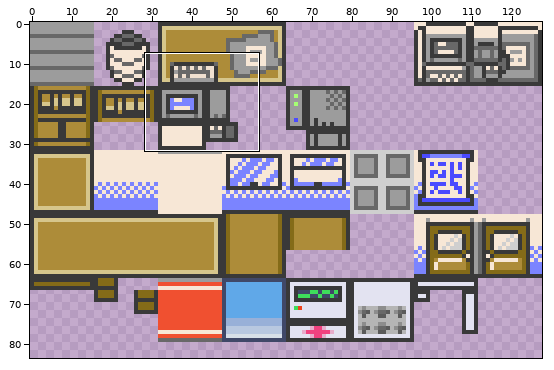
Edited in one commit: sprite sheet (P3D/Content/Textures/Lab.png). Above: a wide view before the commit, with the close-up outlined.
Close-up. Before the edit:
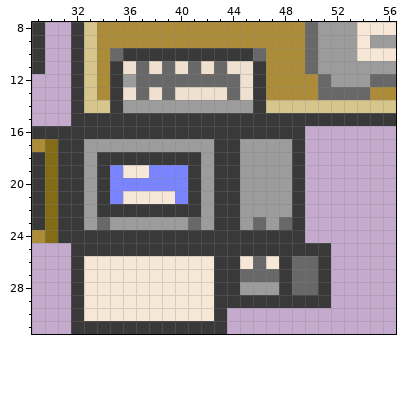
The file is 128x128 pixels. Colours within 5 levels of each other are drawn and written as one. Shown: x 29..56, y 8..31. The wide view leaves out empty margins.
The same view after the edit:
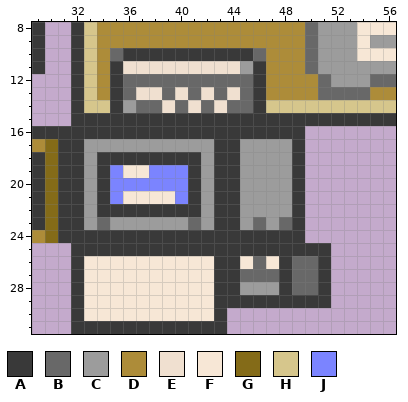
Palette (. is transparent): A #393939  B #686868  C #9c9c9c  D #ad8c39  E #f0e0d0  F #f7e7d6  G #846b18  H #d6c68c  J #7b84ff
Edits made:
Changed rows in their new state; - is an unchanged pixel.
first column x 36:
11 -E-E-E-E-C
12 B--------B
13 BE---B-BEB
14 -BBEBEBEBB
Pixel boxes of the changes (left, top, right, bottom) in both close-ups:
changed: (123, 61, 253, 113)
